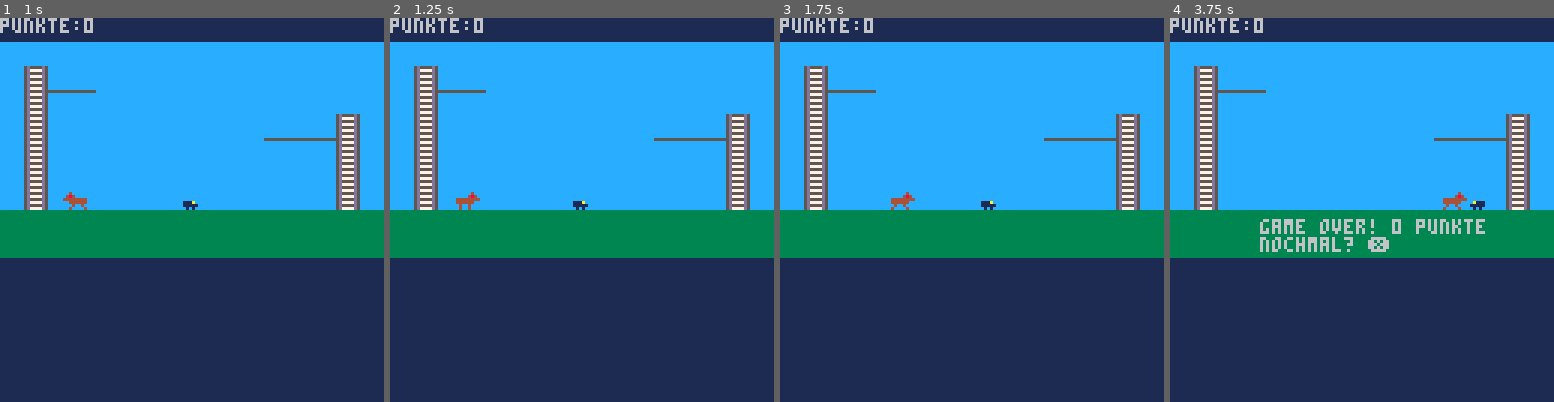
Above: before the commit, frames 1-4 (left to right).
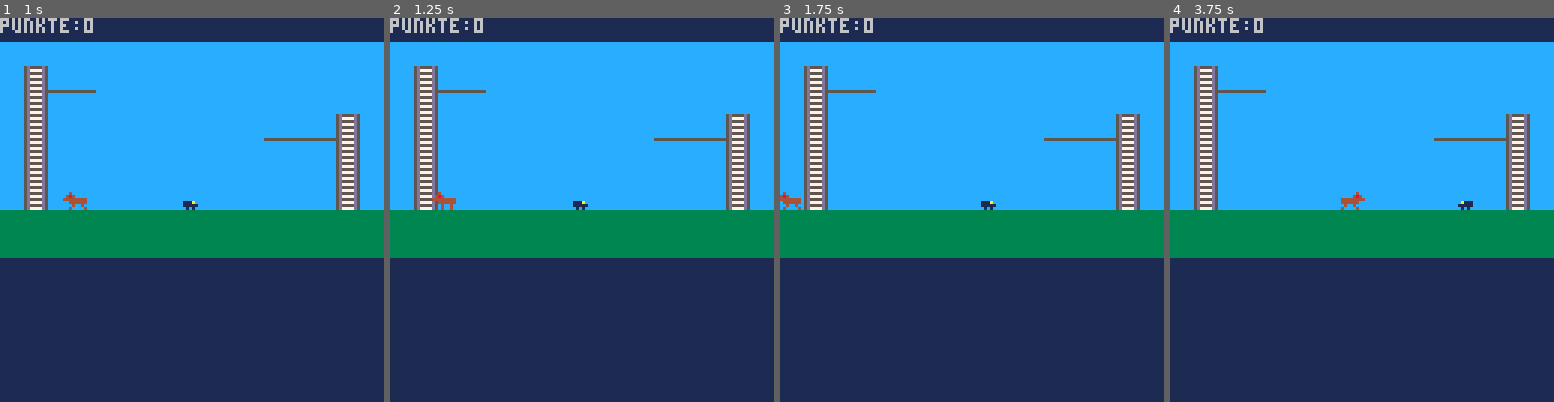
Above: after the commit, the same moments.

Repository: do1eh/PICO-8
Game: PICO-8 cartridge zeckboy.p8
The game is run twice, just before and just after one commit, with the same random seed, the same clock (stepped at 60 frames per second) and the same inputs.
Inputs:
- Up to frame 1 (1 s): tap X (X key) at 0.33 s
- Up to frame 2 (1.25 s): tap X (X key) at 1.07 s
- Up to frame 3 (1.75 s): hold Right from 1.6 s (still down)
- Up to frame 4 (3.75 s): tap X (X key) at 1.85, 2.97 s; release Right at 2.1 s; hold Up 2.15-2.42 s; hold Right 2.47-3.03 s; hold Left 3.08-3.58 s

Frame 1 is identical in both runs. In frame 2, 0.3% of the frame differs, in the area x 10-24%, y 45-50%; in frame 3, 0.3%; in frame 4, 2.0%, in the area x 23-83%, y 45-61%.

Commit message:
HUnd darf bis zum Bildrand laufen

Diff:
--- a/zeckboy.p8
+++ b/zeckboy.p8
@@ -99,10 +99,10 @@
   spr(dogspr,hx+dogstep,hy,1,1,dogdir)
   if (dogdir==false) then
     dogstep=dogstep+1
-    if (dogstep>=85) dogdir=true
+    if (dogstep>=105) dogdir=true
   else
    dogstep=dogstep-1
-   if (dogstep<=0) dogdir=false
+   if (dogstep<=-20) dogdir=false
   end
   zufall=flr(rnd(100)) + 1
   if  (zufall == 10) dogdir=not dogdir
